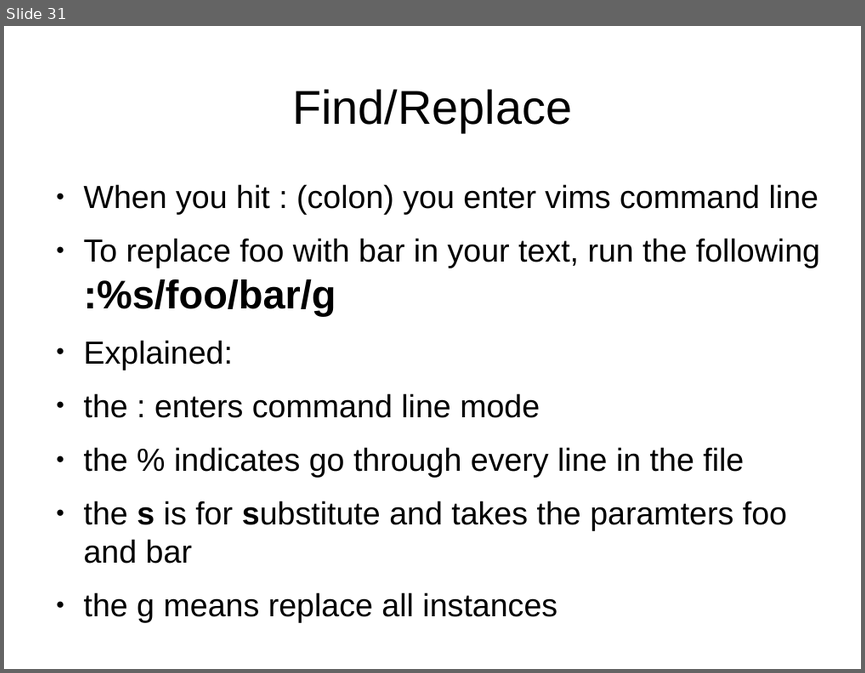
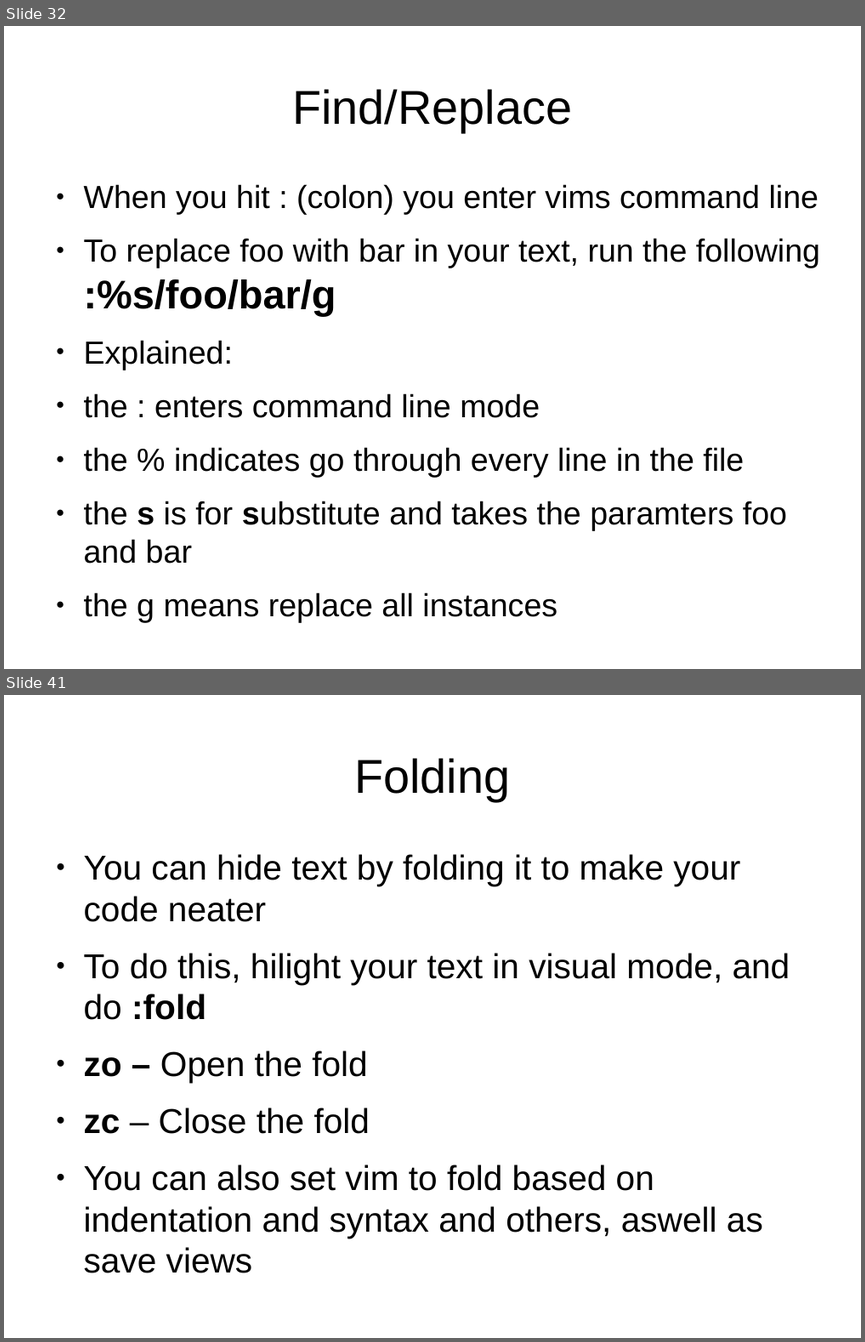
Before and after one commit to mikesligo/Vimtorial, a slide deck: Beginner pres.odp. Shown one above the other, each under a label of ours: slide 31 before the commit, slides 32 and 41 after it; the slides between them are not shown. The pictures are 865x673 and 865x1342 pixels, drawn with LibreOffice and Linux fonts; fonts in the diff are those of the drawing. Boxes give left, top, right and bottom in pixels: in the first picture for what was removed or moved away, otherwise in the second. Text is boxed around its words. In the diff, an @@ line names an element or a change of style, - is before the commit and + after.

```diff
--- a/Beginner pres.odp
+++ b/Beginner pres.odp
@@ slide 41 added at box(4, 695, 861, 1338), background #FFFFFF @@
@@ title added at box(354, 758, 510, 801), 44 pt, text #000000 @@
+Folding
@@ text added at box(84, 854, 790, 1237), 32 pt, text #000000 @@
+● You can hide text by folding it to make your code neater
+● To do this, hilight your text in visual mode, and do :fold
+● zo – Open the fold
+● zc – Close the fold
+● You can also set vim to fold based on indentation and syntax and others, aswell as save views
@@ what was slide 31 is now slide 32 @@
```
Also in this commit, not shown: 1 slide changed, 12 other slides added, 1 slide removed, 13 other files.
